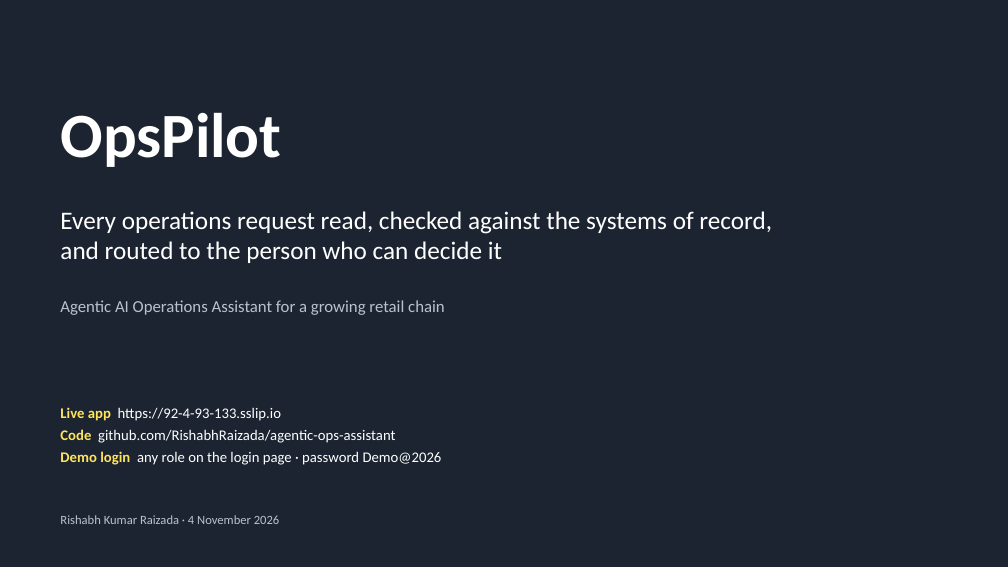
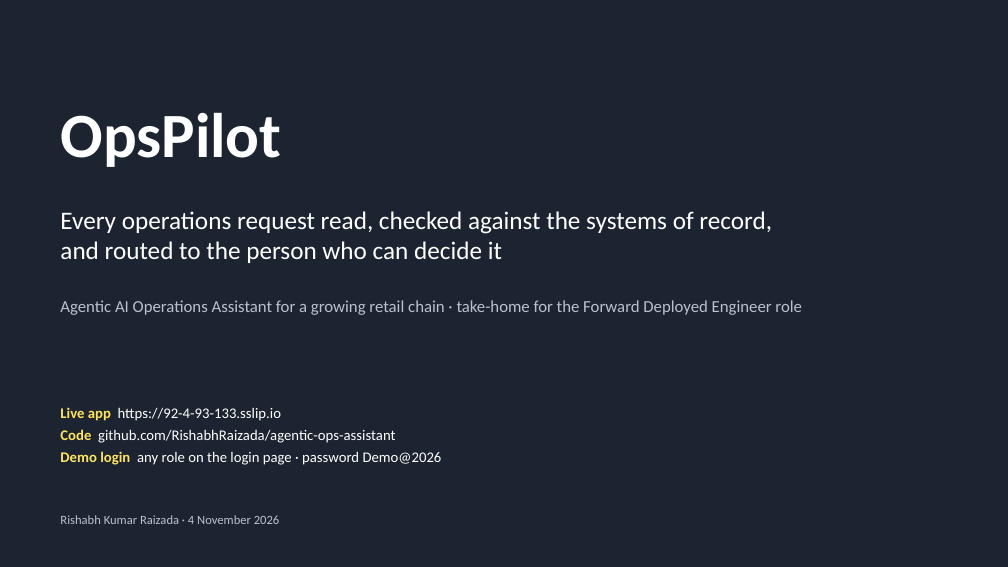
Before and after one commit to RishabhRaizada/agentic-ops-assistant, a slide deck: slide 1 of docs/OpsPilot-deck.pptx. Drawn at 1008x567 pixels with LibreOffice and Linux fonts; fonts in the diff are those of the drawing. Boxes give left, top, right and bottom in pixels: in the first picture for what was removed or moved away, otherwise in the second. Text is boxed around its words. In the diff, an @@ line names an element or a change of style, - is before the commit and + after.

```diff
--- a/docs/OpsPilot-deck.pptx
+++ b/docs/OpsPilot-deck.pptx
@@ text at [60,300,802,315]: text changed @@
-Agentic AI Operations Assistant for a growing retail chain
+Agentic AI Operations Assistant for a growing retail chain · take-home for the Forward Deployed Engineer role
```
Also in this commit, not shown: 1 slide added, 1 slide removed, 7 other files.
